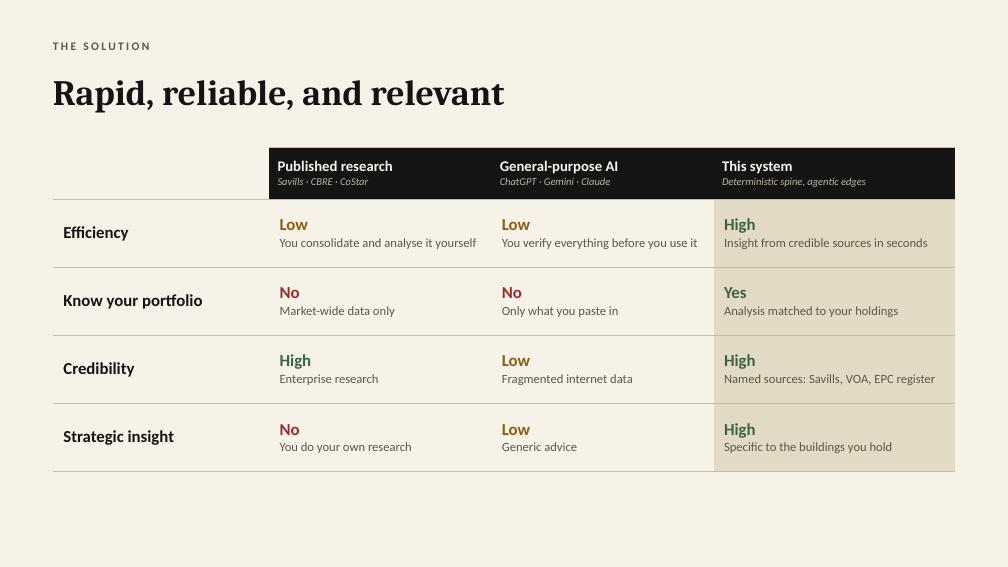
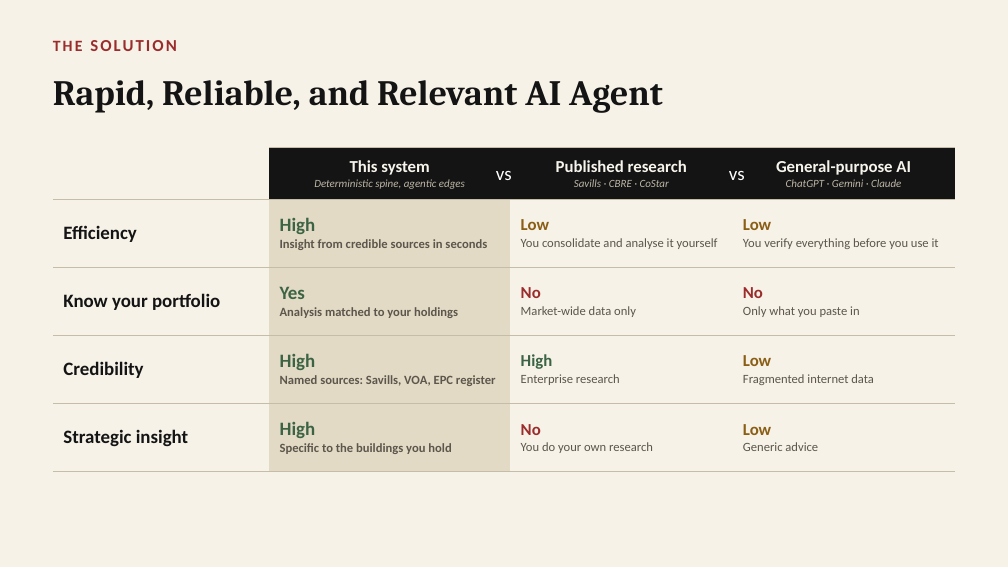
Before and after one commit to ethanlee928/cre_market_agent, a slide deck: slide 3 of slides/cre-ai-agent-system.pptx. Drawn at 1008x567 pixels with LibreOffice and Linux fonts; fonts in the diff are those of the drawing. Boxes give left, top, right and bottom in pixels: in the first picture for what was removed or moved away, otherwise in the second. Text is boxed around its words. In the diff, an @@ line names an element or a change of style, - is before the commit and + after.

Commit message:
updated slides

```diff
--- a/slides/cre-ai-agent-system.pptx
+++ b/slides/cre-ai-agent-system.pptx
@@ text "THE SOLUTION" at <box>53,40,177,51</box>: size 11 to 15 pt in "THE"; size 11 to 16 pt in "SOLUTION"; text colour #5C564C to #9B2C2C, letter spacing 2.2 to 2 pt @@
@@ text at <box>53,80,663,113</box>: text changed @@
-Rapid, reliable, and relevant
+Rapid, Reliable, and Relevant AI Agent
@@ table at <box>53,147,955,471</box> @@
-row 1:  | Published research / Savills · CBRE · CoStar | General-purpose AI / ChatGPT · Gemini · Claude | This system / Deterministic spine, agentic edges
+row 1:  | This system / Deterministic spine, agentic edges | Published research / Savills · CBRE · CoStar | General-purpose AI / ChatGPT · Gemini · Claude
-row 2: Efficiency | Low / You consolidate and analyse it yourself | Low / You verify everything before you use it | High / Insight from credible sources in seconds
+row 2: Efficiency | High / Insight from credible sources in seconds | Low / You consolidate and analyse it yourself | Low / You verify everything before you use it
-row 3: Know your portfolio | No / Market-wide data only | No / Only what you paste in | Yes / Analysis matched to your holdings
+row 3: Know your portfolio | Yes / Analysis matched to your holdings | No / Market-wide data only | No / Only what you paste in
-row 4: Credibility | High / Enterprise research | Low / Fragmented internet data | High / Named sources: Savills, VOA, EPC register
+row 4: Credibility | High / Named sources: Savills, VOA, EPC register | High / Enterprise research | Low / Fragmented internet data
-row 5: Strategic insight | No / You do your own research | Low / Generic advice | High / Specific to the buildings you hold
+row 5: Strategic insight | High / Specific to the buildings you hold | No / You do your own research | Low / Generic advice
@@ fill none to #E3DAC5 in 4 cells @@
@@ fill #E3DAC5 to none in 4 cells @@
@@ size 16 to 18 pt in "Efficiency", "Know your portfolio", "Credibility", "Strategic insight" @@
@@ text added at <box>496,171,512,180</box>, 18 pt, text #FFFFFF @@
+vs
@@ text added at <box>729,171,745,180</box>, 18 pt, text #FFFFFF @@
+vs
```
Also in this commit, not shown: 4 other slides changed, 1 other file.
